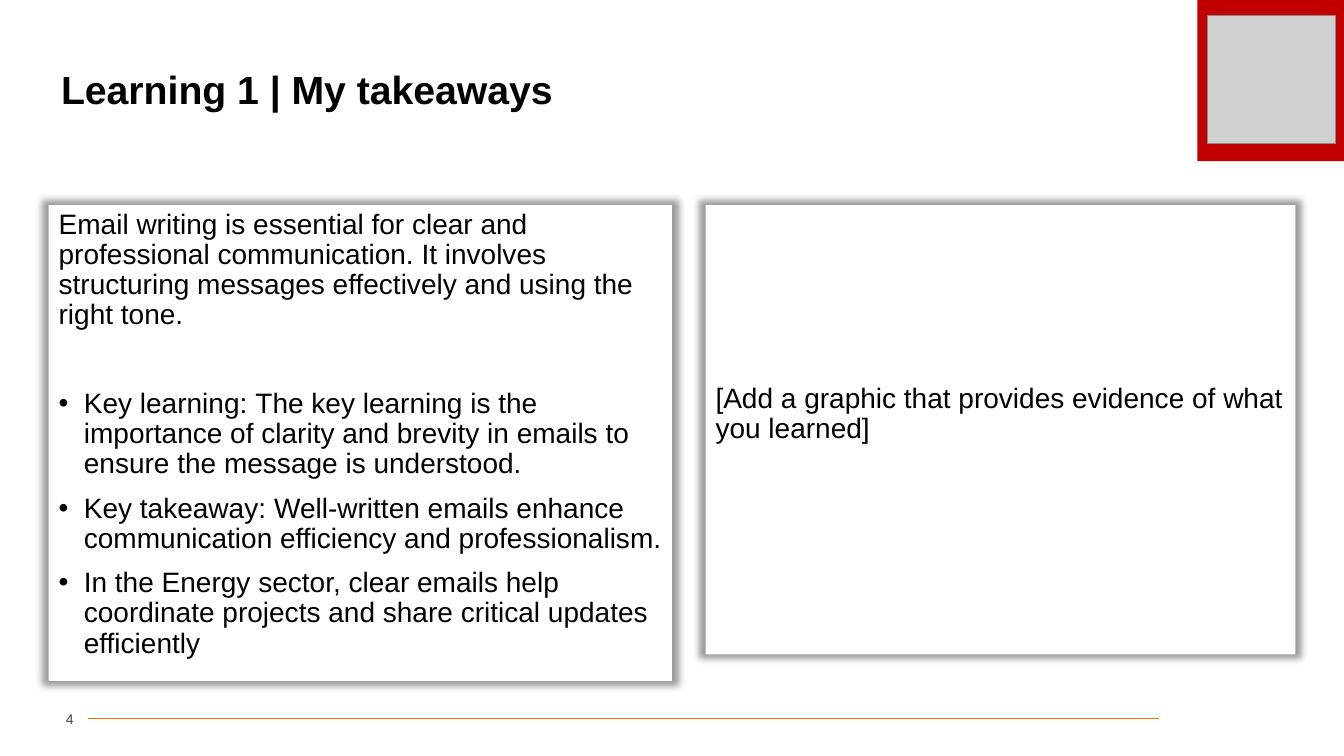
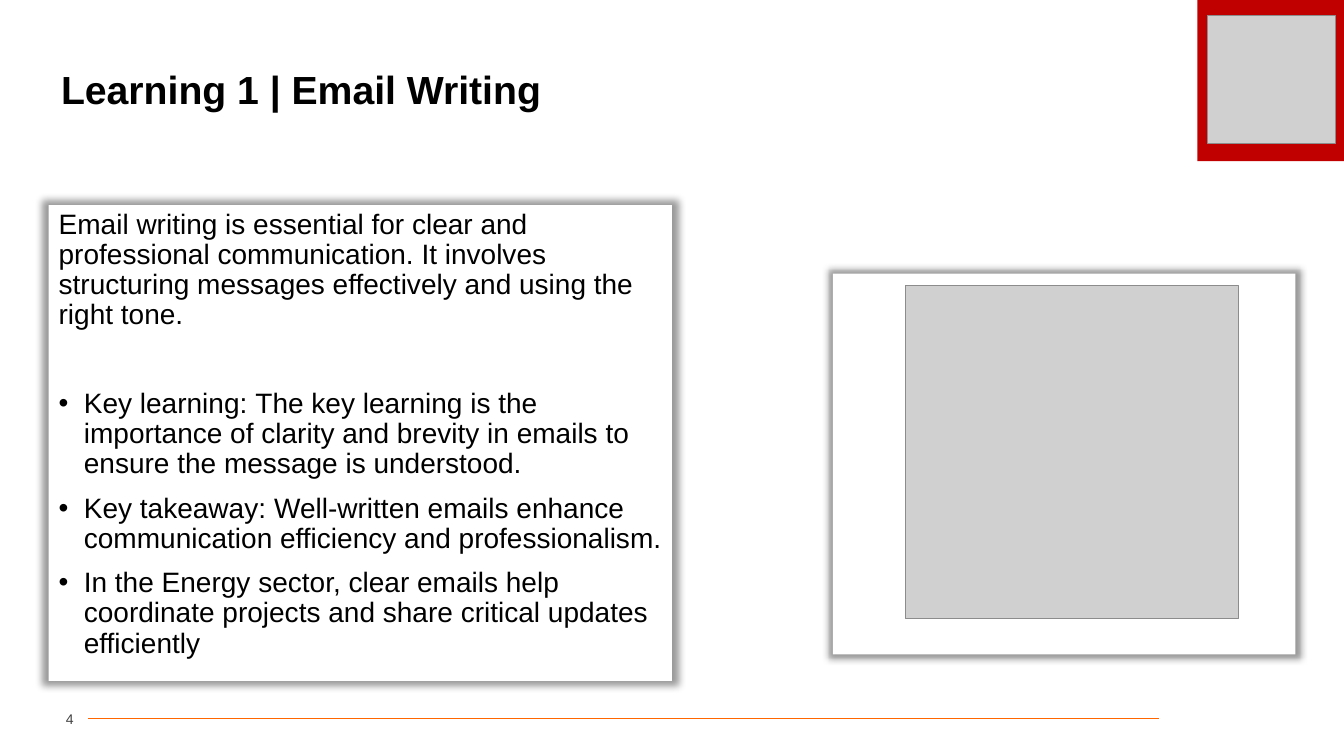
Before and after one commit to cherryycodes/unext, a slide deck: slide 4 of soft skills journey ppt.pptx. Drawn at 1344x756 pixels with LibreOffice and Linux fonts; fonts in the diff are those of the drawing; grey boxes stand for pictures; background and template pictures are left out. Boxes give left, top, right and bottom in pixels: in the first picture for what was removed or moved away, otherwise in the second. Text is boxed around its words. In the diff, an @@ line names an element or a change of style, - is before the commit and + after.

```diff
--- a/soft skills journey ppt.pptx
+++ b/soft skills journey ppt.pptx
@@ title at (x1=61, y1=75, x2=541, y2=112): text changed @@
-Learning 1 | My takeaways
+Learning 1 | Email Writing
@@ rectangle resized from (x1=706, y1=206, x2=1296, y2=655) to (x1=833, y1=274, x2=1296, y2=655) @@
@@ picture added at (x1=905, y1=286, x2=1239, y2=620) @@
@@ text in rectangle at (x1=716, y1=387, x2=1282, y2=444): text removed @@
-[Add a graphic that provides evidence of what you learned]
```
Also in this commit, not shown: 7 other slides changed, 7 slides removed, 1 other file.
